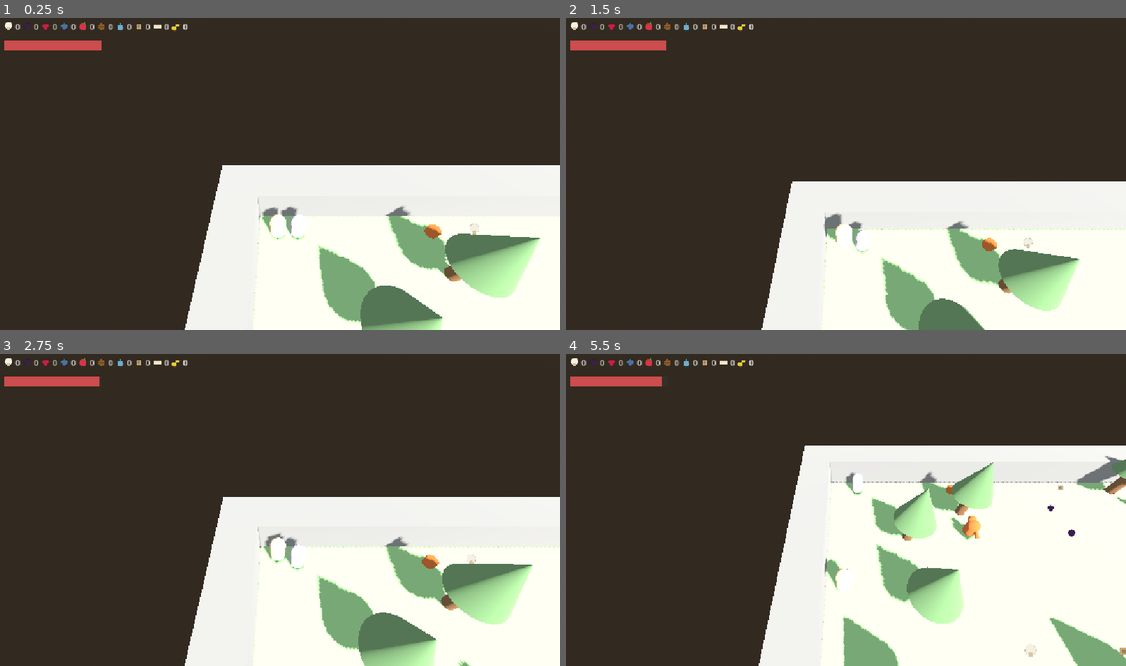
Above: before the commit, frames 1-4 (two rows, left to right).
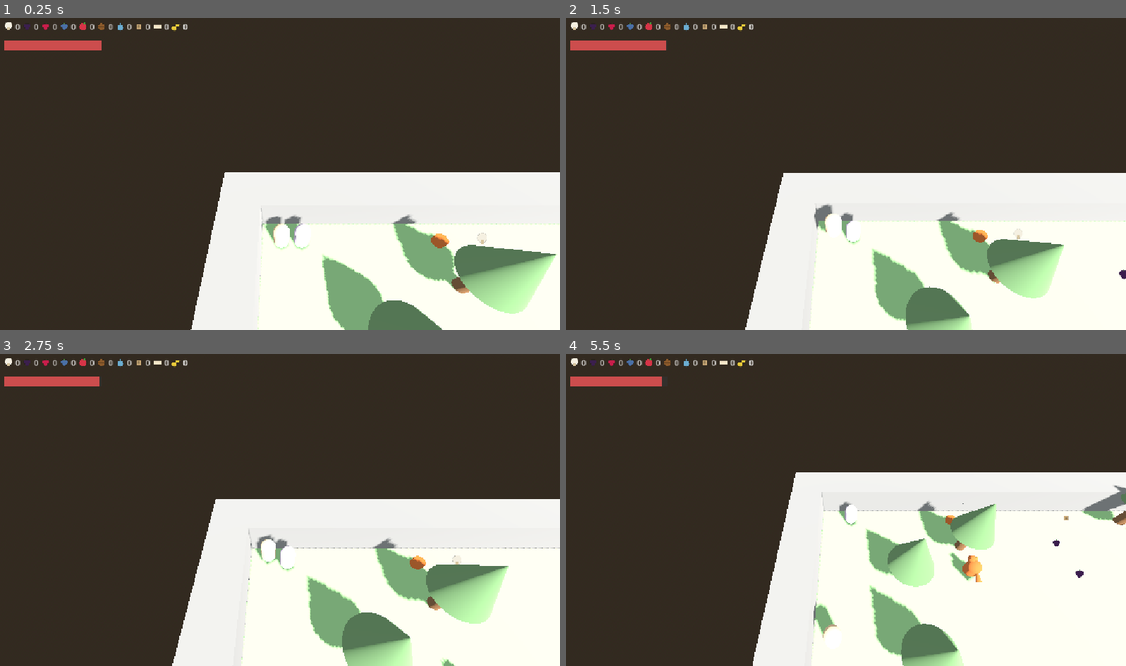
Above: after the commit, the same moments.

Repository: sirdik/zola-game-1
Game: Godot game, scene res://game/world/Forest.tscn
Same seed, same stepped clock (60 frames per second), same inputs: the game is played once before the commit and once after it.
Inputs:
- Up to frame 1 (0.25 s): no input
- Up to frame 2 (1.5 s): tap Enter (p1_action) at 0.5, 0.6, 1.35 s; hold Up (p1_move_forward) 0.53-1.28 s; tap Space (p1_jump) at 0.77 s; hold Down (p1_move_back) from 1.28 s (still down)
- Up to frame 3 (2.75 s): tap Space (p1_jump) at 1.52 s; release Down (p1_move_back) at 2.03 s; hold Up (p1_move_forward) from 2.03 s (still down); tap Enter (p1_action) at 2.1 s
- Up to frame 4 (5.5 s): tap Enter (p1_action) every 0.75 s from 2.85 to 5.1 s; tap Space (p1_jump) at 3.02, 3.77, 4.52 s; release Up (p1_move_forward) at 3.53 s; hold Down (p1_move_back) from 3.53 s (still down)

The runs differ from the first frame. In frame 1, 8.2% of the frame differs, in the area x 32-100%, y 47-100%; in frame 2, 8.2%; in frame 3, 7.6%; in frame 4, 18%, in the area x 33-100%, y 29-100%.

Commit message:
Make CoopCamera track player midpoint, zoom by spread, teleport stragglers
Co-Authored-By: Claude Sonnet 5 <noreply@anthropic.com>
Claude-Session: https://claude.ai/code/session_014rTmxJaND9vaABnW6Byv9U

Diff:
--- a/game/camera/coop_camera.gd
+++ b/game/camera/coop_camera.gd
@@ -2,23 +2,53 @@
 extends Node3D
 
 @export var follow_speed: float = 5.0
+@export var min_spring_length: float = 7.0
+@export var max_spring_length: float = 14.0
+@export var max_player_spread: float = 15.0
+@export var zoom_speed: float = 3.0
 
-var _target: Node3D
-
-func _ready() -> void:
-	call_deferred("_find_target")
-
-func _find_target() -> void:
-	var players := get_tree().get_nodes_in_group("players")
-	if players.size() > 0:
-		_target = players[0] as Node3D
-		global_position = _target.global_transform.origin
+@onready var spring_arm: SpringArm3D = $SpringArm3D
 
 func _process(delta: float) -> void:
-	if not is_instance_valid(_target):
-		_find_target()
+	var players := _get_players()
+	if players.is_empty():
 		return
 
-	var target_pos: Vector3 = _target.global_transform.origin
-	var t: float = clamp(follow_speed * delta, 0.0, 1.0)
-	global_position = global_position.lerp(target_pos, t)
+	var midpoint := _compute_midpoint(players)
+	var move_t: float = clamp(follow_speed * delta, 0.0, 1.0)
+	global_position = global_position.lerp(midpoint, move_t)
+
+	var spread := _compute_max_spread(players, midpoint)
+	_teleport_stragglers(players, midpoint, spread)
+
+	var target_spring_length: float = clamp(min_spring_length + spread * 0.5, min_spring_length, max_spring_length)
+	var zoom_t: float = clamp(zoom_speed * delta, 0.0, 1.0)
+	spring_arm.spring_length = lerp(spring_arm.spring_length, target_spring_length, zoom_t)
+
+func _get_players() -> Array[Node3D]:
+	var result: Array[Node3D] = []
+	for node in get_tree().get_nodes_in_group("players"):
+		if node is Node3D:
+			result.append(node)
+	return result
+
+func _compute_midpoint(players: Array[Node3D]) -> Vector3:
+	var sum := Vector3.ZERO
+	for p in players:
+		sum += p.global_position
+	return sum / players.size()
+
+func _compute_max_spread(players: Array[Node3D], midpoint: Vector3) -> float:
+	var max_dist := 0.0
+	for p in players:
+		max_dist = max(max_dist, p.global_position.distance_to(midpoint))
+	return max_dist
+
+func _teleport_stragglers(players: Array[Node3D], midpoint: Vector3, spread: float) -> void:
+	if spread <= max_player_spread or players.size() < 2:
+		return
+	for p in players:
+		var to_player := p.global_position - midpoint
+		to_player.y = 0.0
+		if to_player.length() > max_player_spread:
+			p.global_position = midpoint + to_player.normalized() * (max_player_spread * 0.6) + Vector3(0, 0.05, 0)
